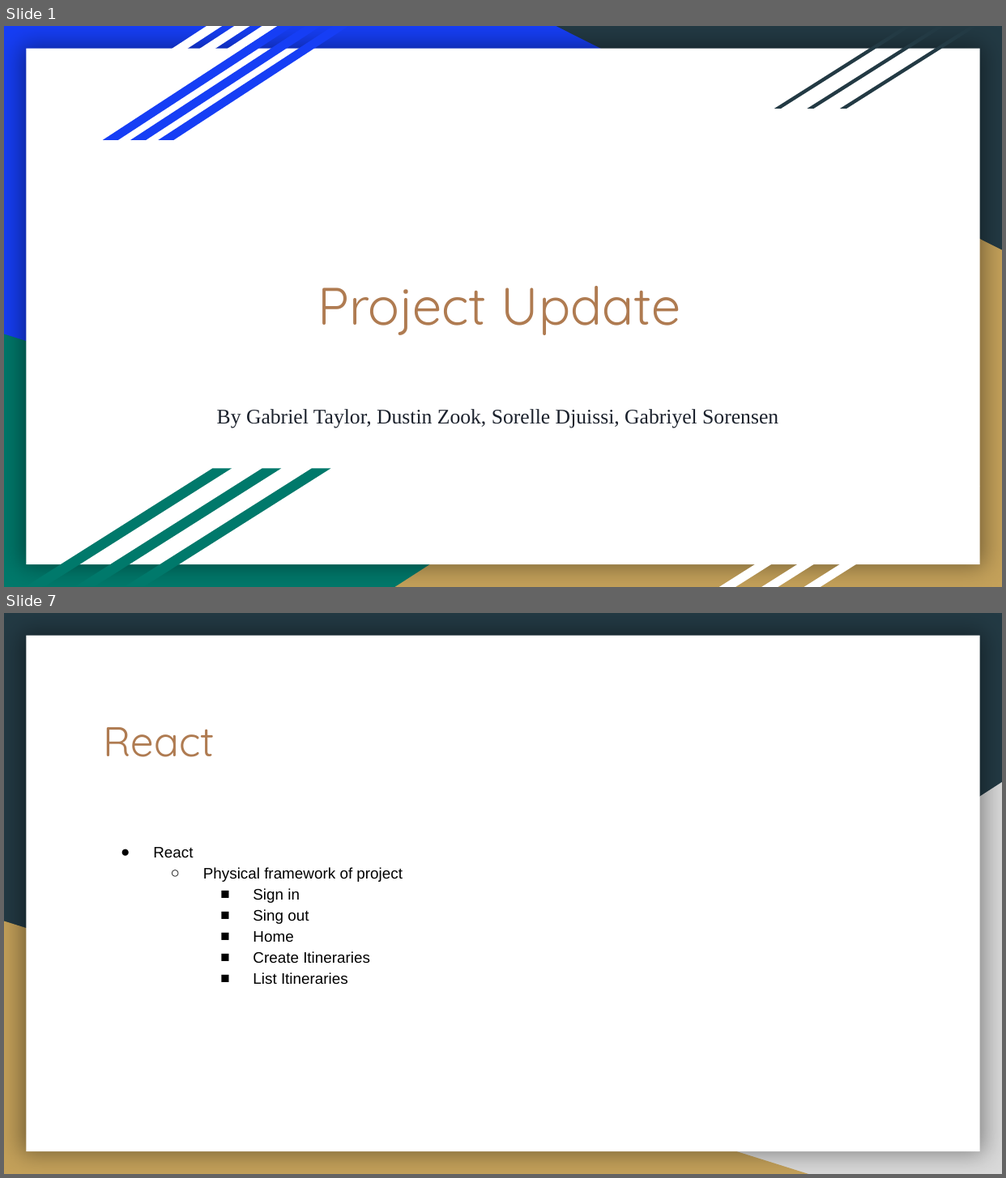
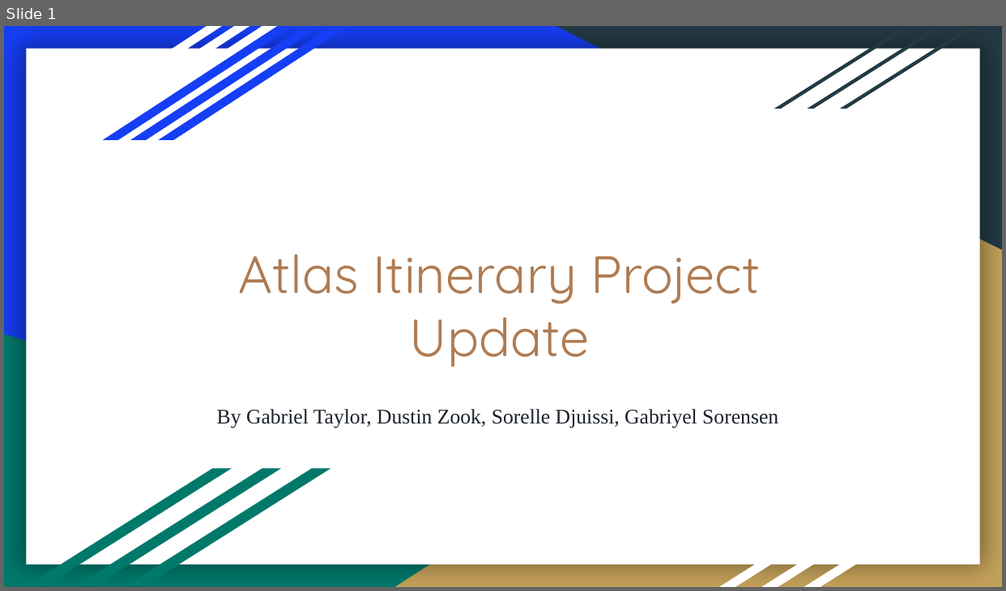
Before and after one commit to DustinWZook/Atlas-Itinerary, a slide deck: Documents/Progress Update/Project Update.pptx. Shown one above the other, each under a label of ours: slides 1 and 7 before the commit, slide 1 after it; the slides between them are not shown. The pictures are 1006x1178 and 1006x591 pixels, drawn with LibreOffice and Linux fonts; fonts in the diff are those of the drawing. Boxes give left, top, right and bottom in pixels: in the first picture for what was removed or moved away, otherwise in the second. Text is boxed around its words. In the diff, an @@ line names an element or a change of style, - is before the commit and + after.

```diff
--- a/Documents/Progress Update/Project Update.pptx
+++ b/Documents/Progress Update/Project Update.pptx
@@ slide 7 removed at (4,613,1002,1174), background #233A44; not listed: 1 template element that a slide beside it also shows @@
@@ title removed at (104,727,215,757) @@
-React
@@ right triangle removed at (395,782,1002,1174) @@
@@ text removed at (153,847,403,985) @@
-● React
-  ○ Physical framework of project
-    ■ Sign in
-    ■ Sing out
-    ■ Home
-    ■ Create Itineraries
-    ■ List Itineraries
@@ right triangle removed at (4,922,808,1174) @@
@@ slide 1 changed as well @@
@@ title at (239,254,760,367): text changed @@
-Project Update
+Atlas Itinerary Project Update
```
Also in this commit, not shown: 1 other slide changed, 17 slides added, 7 other slides removed, 1 other file.
